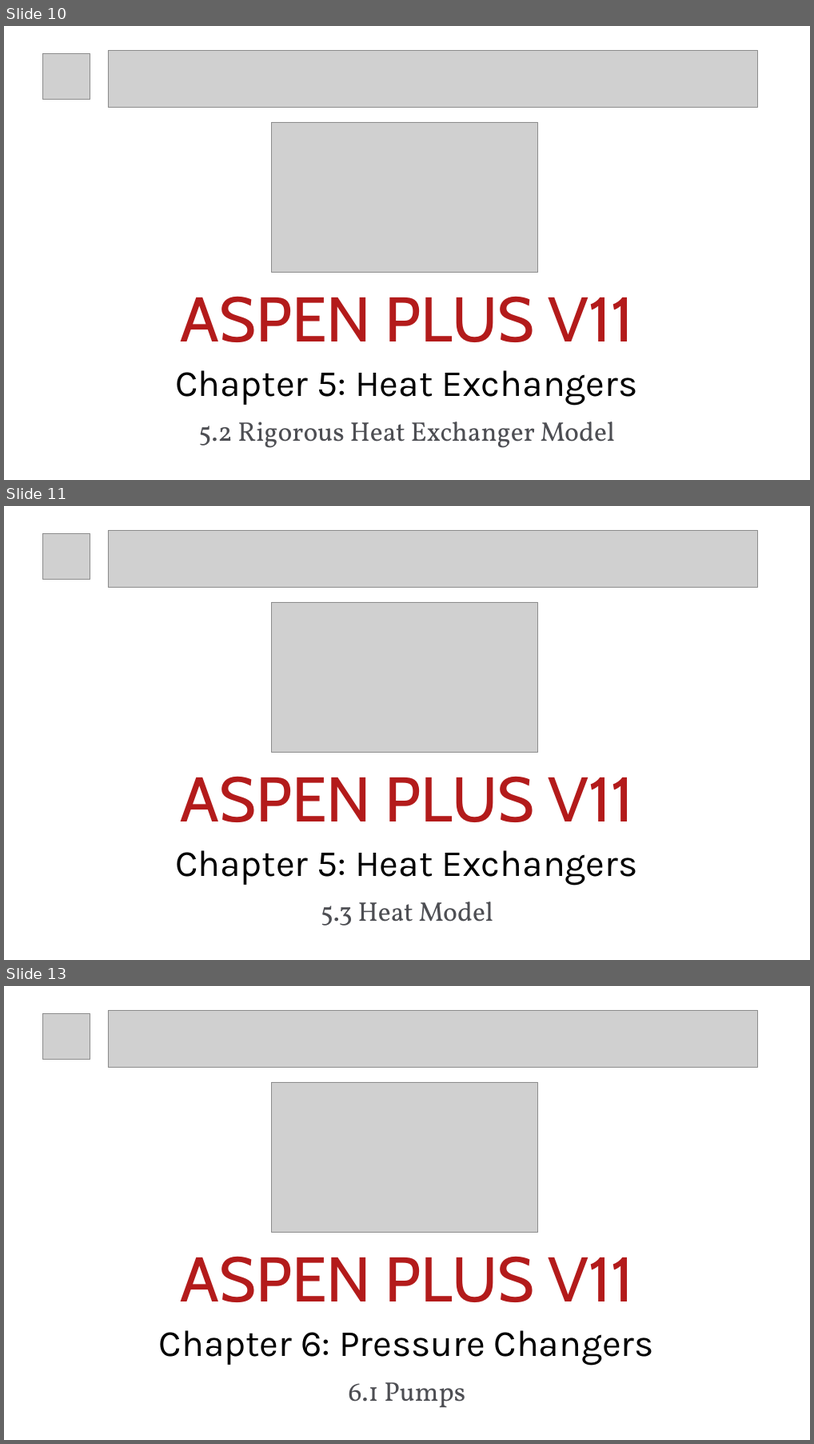
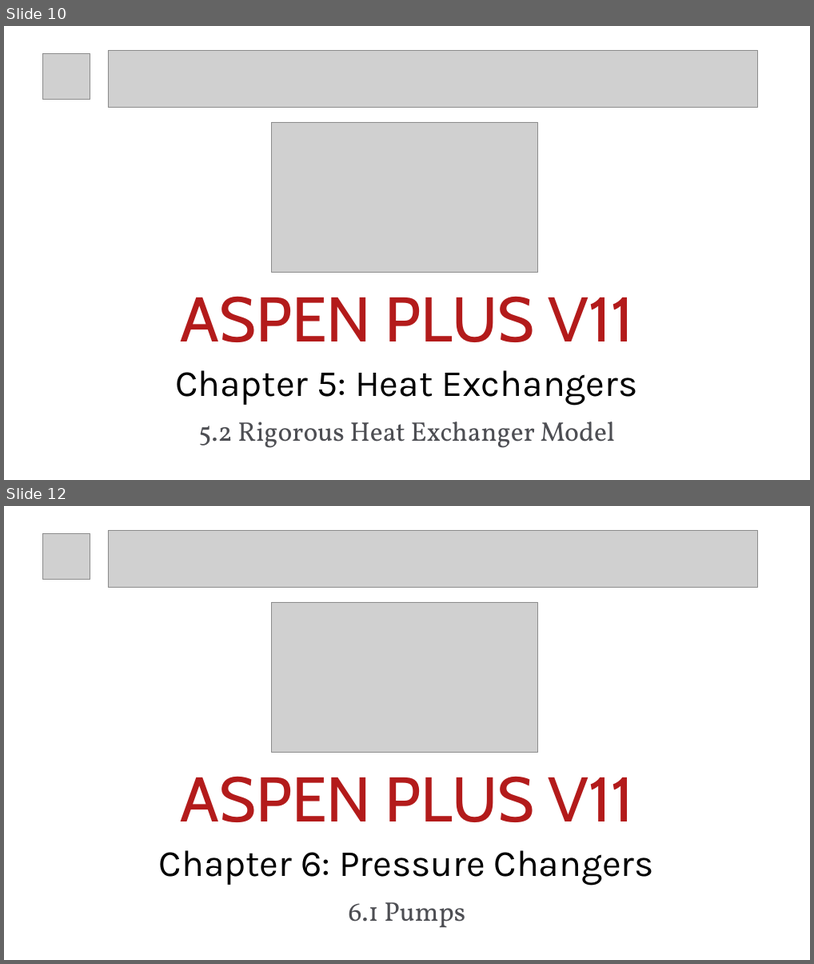
Before and after one commit to btanti/aspen-tutorials, a slide deck: Title Designs/Title Designs.pptx. Shown one above the other, each under a label of ours: slides 10, 11 and 13 before the commit, slides 10 and 12 after it; the slides between them are not shown. The pictures are 814x1444 and 814x964 pixels, drawn with LibreOffice and Linux fonts; fonts in the diff are those of the drawing; grey boxes stand for pictures. Boxes give left, top, right and bottom in pixels: in the first picture for what was removed or moved away, otherwise in the second. Text is boxed around its words. In the diff, an @@ line names an element or a change of style, - is before the commit and + after.

```diff
--- a/Title Designs/Title Designs.pptx
+++ b/Title Designs/Title Designs.pptx
@@ slide 11 removed at (4, 506, 810, 960), background #FFFFFF @@
@@ picture removed at (43, 534, 90, 580) @@
@@ picture removed at (108, 530, 758, 587) @@
@@ picture removed at (272, 602, 538, 752) @@
@@ text removed at (181, 776, 634, 822) @@
-ASPEN PLUS V11
@@ title removed at (175, 850, 638, 884) @@
-Chapter 5: Heat Exchangers
@@ text removed at (321, 901, 494, 925) @@
-5.3 Heat Model
@@ what was slide 13 is now slide 12 @@
```
Also in this commit, not shown: 5 slides changed, 26 other files.
